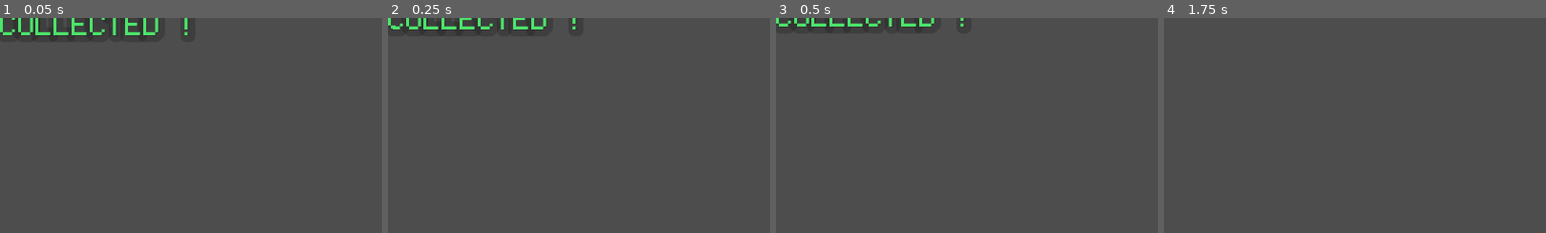
Above: before the commit, frames 1-4 (left to right).
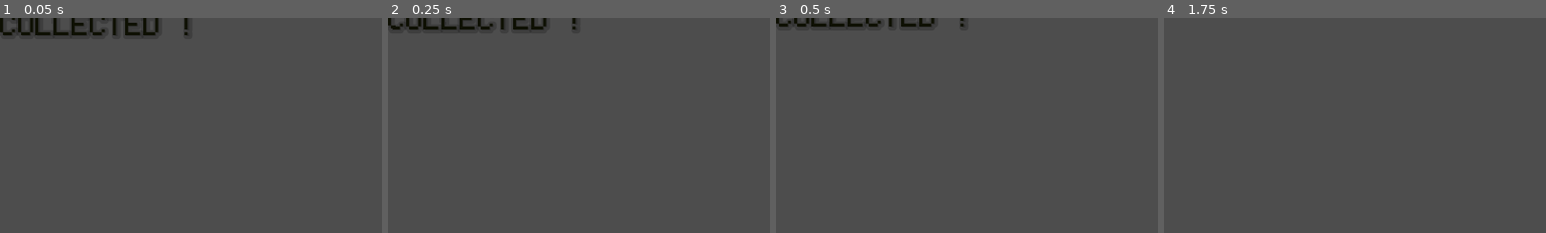
Above: after the commit, the same moments.

Repository: BananaHolograma/Veneno
Game: Godot game, scene res://scenes/ui/collected_cards_label.tscn
The game is run twice, just before and just after one commit, with the same random seed, the same clock (stepped at 60 frames per second) and the same inputs. This scene is started directly instead of the project's main scene.
Inputs:
- Up to frame 1 (0.05 s): no input
- Up to frame 2 (0.25 s): no input
- Up to frame 3 (0.5 s): no input
- Up to frame 4 (1.75 s): no input
The pictures show only the part of the screen within x 0-50%, y 0-50%; the shares and areas given below are measured in that part.

The runs differ from the first frame. In frame 1, 1.5% of the frame differs, in the area x 0-50%, y 0-12%; in frame 2, 1.1%; in frame 3, 0.9%; in frame 4, nothing differs.

Commit message:
added readme, license and some example gifs for in-game

Diff:
--- a/scenes/ui/collected_cards_label.tscn
+++ b/scenes/ui/collected_cards_label.tscn
@@ -5,10 +5,12 @@
 [sub_resource type="LabelSettings" id="LabelSettings_r1pru"]
 font_size = 40
 font_color = Color(0.298039, 0.894118, 0.415686, 1)
-shadow_size = 20
+shadow_size = 10
 shadow_color = Color(0, 0, 0, 0.184314)
 
 [node name="CollectedCardsLabel" type="Label"]
+modulate = Color(0.192157, 0.0705882, 0.027451, 1)
+z_index = 12
 offset_right = 121.0
 offset_bottom = 27.0
 theme_override_font_sizes/font_size = 30
Binary file added: end_screen.gif
Not shown, added: LICENSE.md
Not shown, added: README.md
Not shown, added: example_poison_card_game.gif
